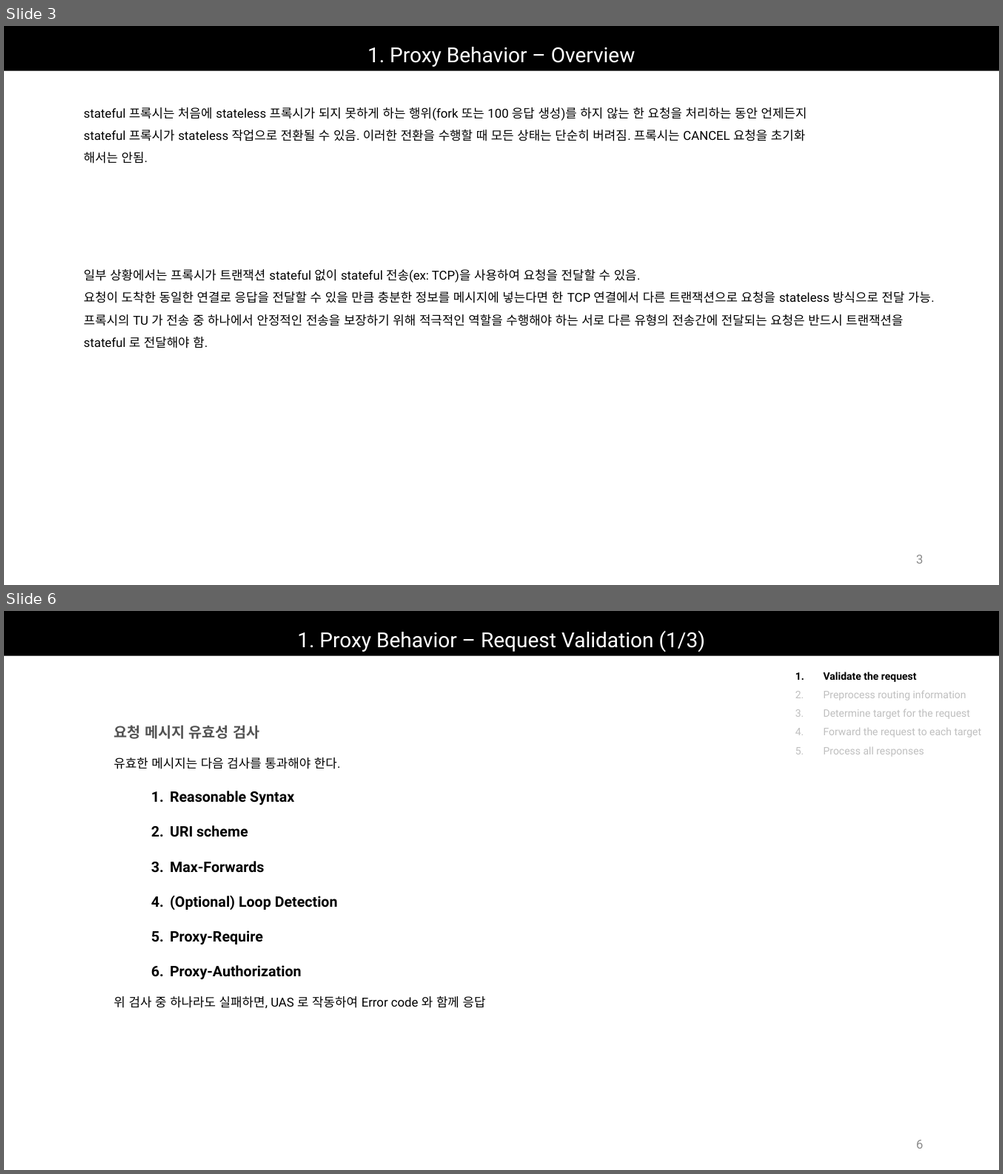
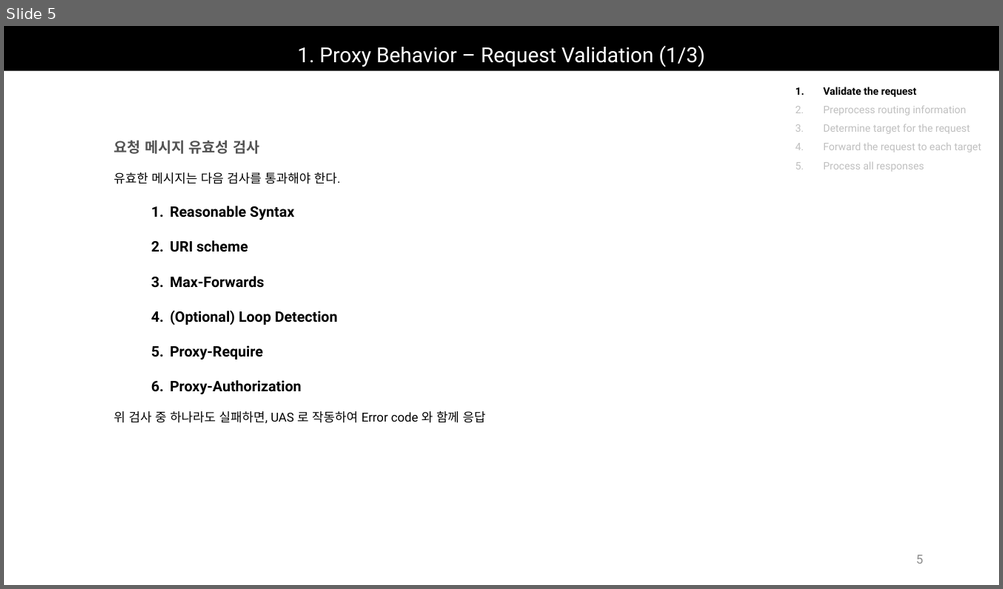
Before and after one commit to Epsilonely/SIP-Survey, a slide deck: 세미나 3차.pptx. Shown one above the other, each under a label of ours: slides 3 and 6 before the commit, slide 5 after it; the slides between them are not shown. The pictures are 1003x1174 and 1003x589 pixels, drawn with LibreOffice and Linux fonts; fonts in the diff are those of the drawing. Boxes give left, top, right and bottom in pixels: in the first picture for what was removed or moved away, otherwise in the second. Text is boxed around its words. In the diff, an @@ line names an element or a change of style, - is before the commit and + after.

```diff
--- a/세미나 3차.pptx
+++ b/세미나 3차.pptx
@@ slide 3 removed at (4, 26, 999, 585), background #FFFFFF @@
@@ title removed at (4, 26, 999, 70) @@
-1. Proxy Behavior – Overview
@@ text removed at (84, 107, 807, 164) @@
-stateful 프록시는 처음에 stateless 프록시가 되지 못하게 하는 행위(fork 또는 100 응답 생성)를 하지 않는 한 요청을 처리하는 동안 언제든지
-stateful 프록시가 stateless 작업으로 전환될 수 있음. 이러한 전환을 수행할 때 모든 상태는 단순히 버려짐. 프록시는 CANCEL 요청을 초기화
-해서는 안됨.
@@ text removed at (84, 269, 933, 349) @@
-일부 상황에서는 프록시가 트랜잭션 stateful 없이 stateful 전송(ex: TCP)을 사용하여 요청을 전달할 수 있음.
-요청이 도착한 동일한 연결로 응답을 전달할 수 있을 만큼 충분한 정보를 메시지에 넣는다면 한 TCP 연결에서 다른 트랜잭션으로 요청을 stateless 방식으로 전달 가능.
-프록시의 TU 가 전송 중 하나에서 안정적인 전송을 보장하기 위해 적극적인 역할을 수행해야 하는 서로 다른 유형의 전송간에 전달되는 요청은 반드시 트랜잭션을
-stateful 로 전달해야 함.
@@ page number removed at (916, 555, 922, 564) @@
-3
@@ what was slide 6 is now slide 5 @@
@@ page number at (916, 555, 922, 564): text changed @@
-6
+5
```
Also in this commit, not shown: 7 slides changed.
